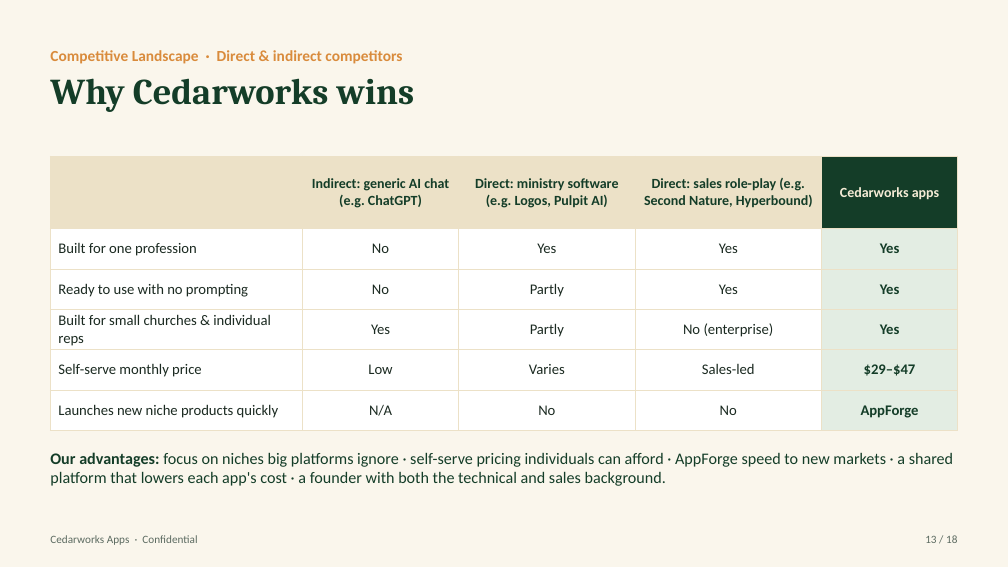
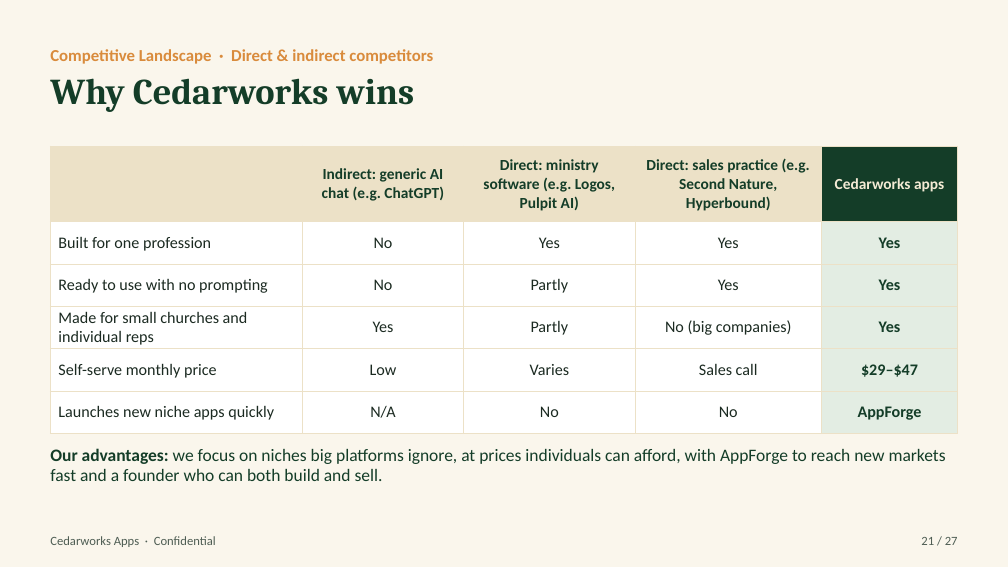
Before and after one commit to Pastorai1/Cedarworksapps, a slide deck: slide 21 of pitch-deck/Cedarworks-Apps-Pitch-Deck.pptx (slide 13 before the commit). Drawn at 1008x567 pixels with LibreOffice and Linux fonts; fonts in the diff are those of the drawing. Boxes give left, top, right and bottom in pixels: in the first picture for what was removed or moved away, otherwise in the second. Text is boxed around its words. In the diff, an @@ line names an element or a change of style, - is before the commit and + after.

```diff
--- a/pitch-deck/Cedarworks-Apps-Pitch-Deck.pptx
+++ b/pitch-deck/Cedarworks-Apps-Pitch-Deck.pptx
@@ text "Competitive Landscape · Direct & ..." at [50, 49, 433, 64]: size 11 to 12 pt @@
@@ table at [50, 146, 958, 424] @@
-row 1, column 4: Direct: sales role-play (e.g. Second Nature, Hyperbound)
+row 1, column 4: Direct: sales practice (e.g. Second Nature, Hyperbound)
-row 4, column 1: Built for small churches & individual reps
+row 4, column 1: Made for small churches and individual reps
-row 4, column 4: No (enterprise)
+row 4, column 4: No (big companies)
-row 5, column 4: Sales-led
+row 5, column 4: Sales call
-row 6, column 1: Launches new niche products quickly
+row 6, column 1: Launches new niche apps quickly
@@ size 10 to 11 pt in "Indirect: generic AI chat (e.g. ChatGPT)", "Direct: ministry software (e.g. Logos, Pulpit AI)", "Cedarworks apps" @@
@@ size 10.5 to 11.5 pt in "Built for one profession", "No", "Yes", "Yes" and 17 more places @@
@@ table: place and size @@
-table at [50, 156, 958, 422]
+table at [50, 146, 958, 424]
@@ text at [50, 448, 946, 481]: text changed; size 11.5 to 12.5 pt @@
-Our advantages: focus on niches big platforms ignore · self-serve pricing individuals can afford · AppForge speed to new markets · a shared platform that lowers each app's cost · a founder with both the technical and sales background.
+Our advantages: we focus on niches big platforms ignore, at prices individuals can afford, with AppForge to reach new markets fast and a founder who can both build and sell.
@@ text "Cedarworks Apps · Confidential" at [50, 536, 216, 547]: size 8 to 9 pt, text colour #5C6B61 to #4E5D53 @@
@@ text added at [921, 537, 958, 545], 9 pt, text #4E5D53 @@
+21 / 27
@@ text removed at [925, 535, 957, 543] @@
-13 / 18
```
Also in this commit, not shown: 12 other slides changed, 14 slides added, 5 slides removed, 15 other files.
